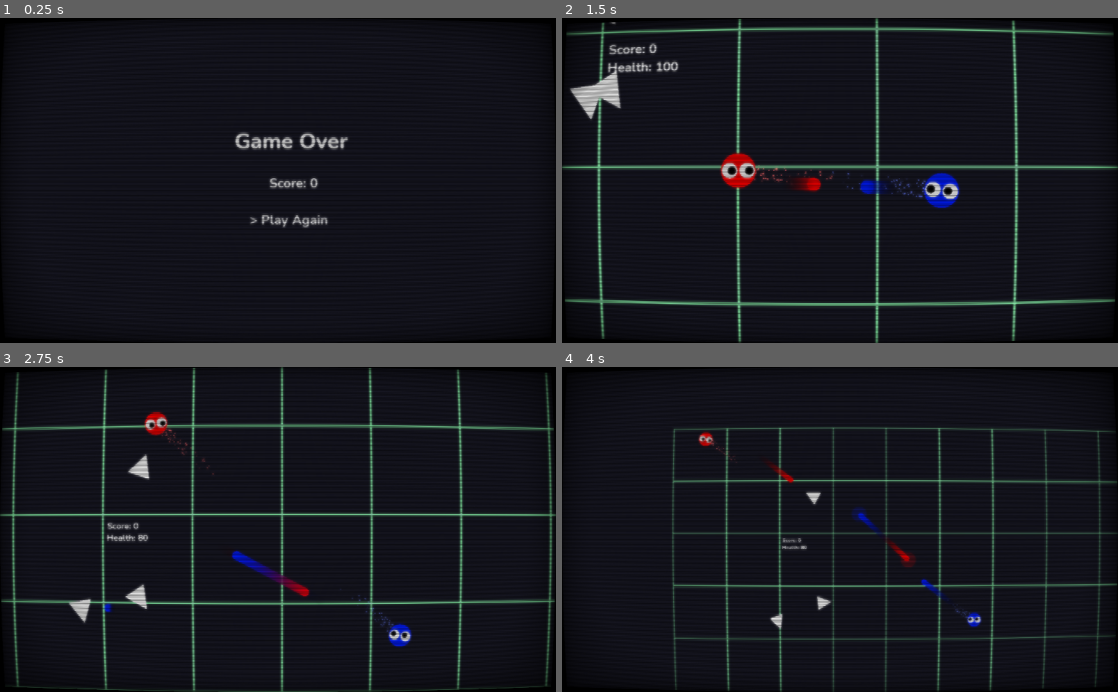
Above: before the commit, frames 1-4 (two rows, left to right).
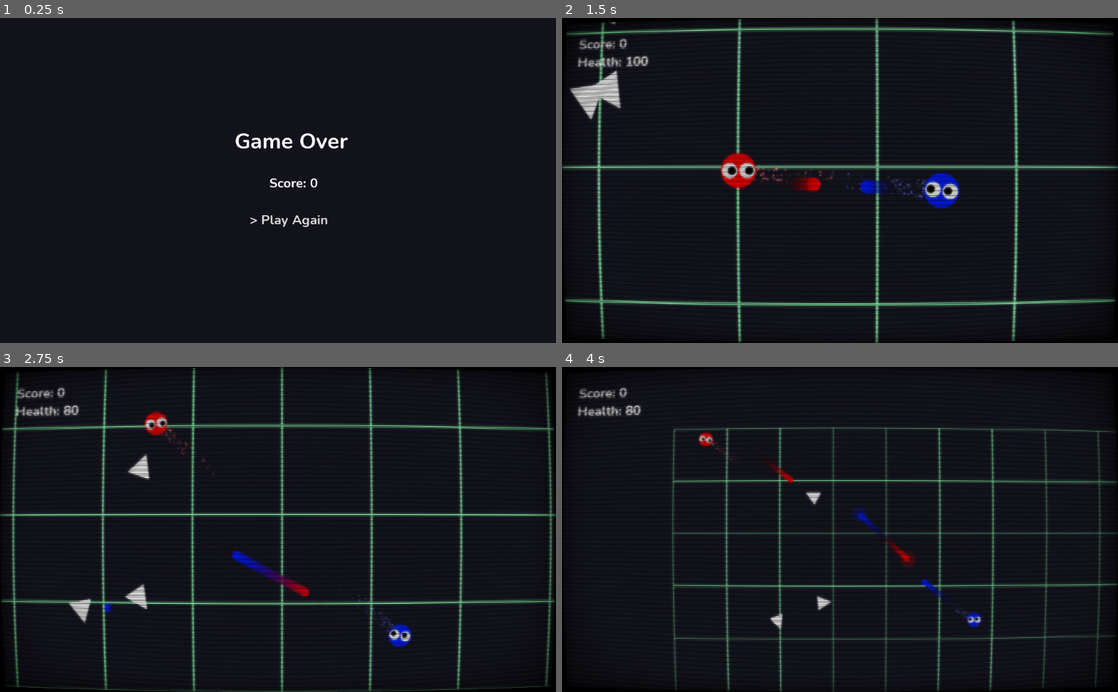
Above: after the commit, the same moments.

Repository: thomas-armena/crossfire
Game: Godot game, scene res://Scenes/GameOver/GameOver.tscn
Two runs of this game, one before a commit and one after it. Both use one fixed random seed, a clock stepped at 60 frames per second and the inputs below. This scene is started directly instead of the project's main scene.
Inputs (mouse positions are in pixels of both pictures, inside the frame that each line leads up to):
- Up to frame 1 (0.25 s): no input
- Up to frame 2 (1.5 s): click "> Play Again" at 0.5 s; move the mouse to (812, 245) at 1.27 s; hold W (p1_move_up) from 1.28 s (still down); tap Space (p1_shoot) at 1.35 s; click (812, 245) at 1.42 s
- Up to frame 3 (2.75 s): keep holding W (p1_move_up); move the mouse to (444, 578) at 2.02 s; tap Space (p1_shoot) at 2.1 s
- Up to frame 4 (4 s): move the mouse to (673, 480) at 2.77 s; release W (p1_move_up) at 2.78 s; hold A (p1_move_left) from 2.78 s (still down); tap Space (p1_shoot) at 2.85, 3.6 s; move the mouse to (867, 529) at 3.52 s; click (867, 529) at 3.67 s

The runs differ from the first frame. In frame 1, 2.7% of the frame differs, in the area x 0-100%, y 0-100%; in frame 2, 0.8%; in frame 3, 0.6%; in frame 4, 0.5%.

Commit message:
Fix score UI

Diff:
--- a/Scenes/Camera/Camera.tscn
+++ b/Scenes/Camera/Camera.tscn
@@ -1,9 +1,5 @@
-[gd_scene load_steps=2 format=2]
-
-[ext_resource path="res://Scenes/Scanline/Scanline.tscn" type="PackedScene" id=1]
+[gd_scene format=2]
 
 [node name="Camera" type="Camera2D"]
 position = Vector2( 512, 300 )
 current = true
-
-[node name="CanvasLayer" parent="." instance=ExtResource( 1 )]
--- a/Scenes/Stage/Stage2.tscn
+++ b/Scenes/Stage/Stage2.tscn
@@ -7,6 +7,7 @@
 [ext_resource path="res://Scenes/Interface/Score/Score.tscn" type="PackedScene" id=5]
 [ext_resource path="res://Scenes/Camera/Camera.tscn" type="PackedScene" id=6]
 [ext_resource path="res://Scenes/Grid/Grid.tscn" type="PackedScene" id=7]
+[ext_resource path="res://Scenes/Scanline/Scanline.tscn" type="PackedScene" id=8]
 
 [node name="Node2D" type="Node2D"]
 
@@ -41,10 +42,14 @@
 [node name="EnemyChase" parent="." instance=ExtResource( 3 )]
 target_player = NodePath("../Player1")
 
-[node name="UI" parent="." instance=ExtResource( 5 )]
-position = Vector2( 25, 25 )
-
 [node name="Camera" parent="." instance=ExtResource( 6 )]
 script = ExtResource( 4 )
 player1_path = NodePath("../Player1")
 player2_path = NodePath("../Player2")
+
+[node name="Pooplayer" type="CanvasLayer" parent="Camera"]
+
+[node name="UI" parent="Camera/Pooplayer" instance=ExtResource( 5 )]
+position = Vector2( 25, 25 )
+
+[node name="Scanline" parent="Camera" instance=ExtResource( 8 )]
Not shown: 1 places in Scenes/Stage/Stage2.tscn that only renumber resources
